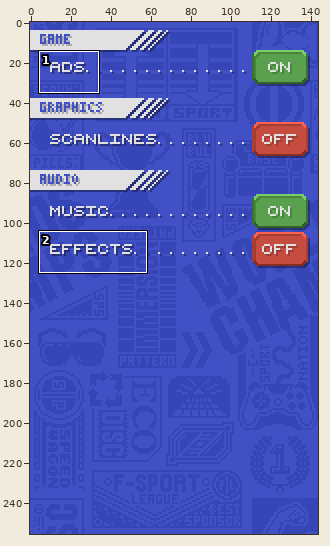
File history of a pixel-art file, OneVersusOne/Sprites/OptionScreen01.aseprite. Above: a wide view before the commit, with the close-up outlined.
Close-up. Earlier state:
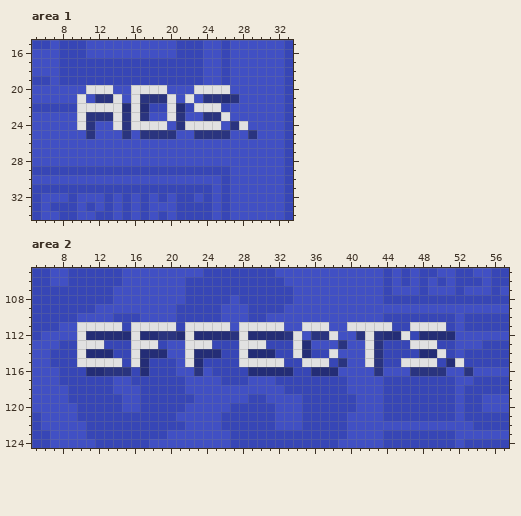
144x256 pixels, 1 frame. Shown: area 1: x 5..33, y 15..34; area 2: x 5..57, y 105..124. The commit also changed other parts of the picture, which this record leaves out.
The same view after the edit:
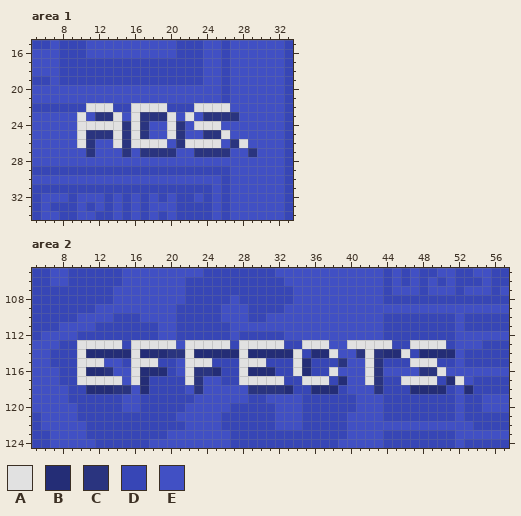
Palette (. is transparent): A #e1e1e1  B #242d76  C #2a347f  D #3746b6  E #4150c4
Changes in this commit:
Area 1, layers "Texts", "Texts Shadow":
The edit turns colour B into colour A in row 22 at x 17.
The edit turns colour C into colour A in row 24 at x 11; in row 25 at x 20 and 26.
The edit turns colour D into colour A in row 22 at x 18 to 19 and 26.
The edit turns colour E into colour A in row 23 at x 22; in row 24 at x 12 to 13 and 20; in row 25 at x 10, 14 and 16; in row 26 at x 10, 14, 16 to 19, 22 to 25 and 28.
The edit turns colour A into colour C in row 23 at x 26; in row 24 at x 17.
The edit turns colour E into colour C in row 23 at x 18 to 19 and 27; in row 25 at x 12 to 13 and 21; in row 26 at x 11, 15, 21 and 27; in row 27 at x 11, 15, 17 to 20, 23 to 26 and 29.
The edit turns colour A into colour D in row 20 at x 26; in row 22 at x 10, 14 and 20.
The edit turns colour B into colour D in row 21 at x 26; in row 22 at x 15 and 21.
The edit turns colour A into colour E in row 20 at x 11 to 13, 16 to 19 and 23 to 25; in row 21 at x 10, 14, 16, 20 and 22; in row 24 at x 18 to 19, 22 and 28.
The edit turns colour C into colour E in row 21 at x 12 to 13, 17 to 19, 24 to 25 and 27; in row 23 at x 11, 15 and 21; in row 24 at x 27; in row 25 at x 18 to 19, 23 and 29.
Area 2, layers "Texts", "Texts Shadow":
The edit turns colour B into colour A in row 113 at x 35; in row 115 at x 17 and 23; in row 116 at x 38.
The edit turns colour C into colour A in row 113 at x 43; in row 116 at x 50.
The edit turns colour D into colour A in row 113 at x 13 to 14, 19, 25 to 26, 31 to 32, 44 and 50; in row 114 at x 46; in row 115 at x 18, 24 and 34; in row 116 at x 10, 16, 28 and 34; in row 117 at x 10 to 13, 16, 28, 32, 35 to 37 and 46 to 49.
The edit turns colour E into colour A in row 113 at x 20, 36 to 37 and 40 to 41; in row 116 at x 22 and 42; in row 117 at x 14, 22, 29 to 31, 42 and 52.
The edit turns colour A into colour B in row 114 at x 50; in row 115 at x 35.
The edit turns colour D into colour B in row 114 at x 14 to 15, 26 to 27, 32 to 33, 36 to 37, 44 to 45 and 51; in row 116 at x 18 to 19, 25 and 35; in row 117 at x 17, 39 and 51; in row 118 at x 11 to 13, 17, 33, 36 to 38, 47 to 50 and 53.
The edit turns colour E into colour C in row 114 at x 20 to 21 and 41; in row 116 at x 24; in row 117 at x 23 and 43; in row 118 at x 14 to 15, 23, 29 to 32 and 43.
The edit turns colour A into colour D in row 111 at x 12 to 14, 16 to 18, 22 to 26, 44 and 47 to 50; in row 112 at x 10, 16, 22, 28 and 46; in row 113 at x 34; in row 115 at x 31 to 32, 36 to 37 and 46.
The edit turns colour B into colour D in row 112 at x 11 to 15, 17 to 18, 21, 23 to 26, 29 to 32, 44 to 45 and 48 to 51; in row 114 at x 35; in row 115 at x 51; in row 116 at x 32 to 33 and 36 to 37.
The edit turns colour A into colour E in row 111 at x 10 to 11, 19 to 20, 28 to 32, 35 to 37 and 40 to 43; in row 112 at x 34, 38 and 42; in row 115 at x 13 to 14 and 52.
The edit turns colour C into colour E in row 112 at x 19 to 20, 27, 33, 36 to 37, 41 and 43; in row 113 at x 39; in row 116 at x 14 to 15, 47 and 53.
Where, in picture pixels (left, top, right, bottom), the same in both close-ups:
changed: (77, 85, 257, 157)
changed: (77, 322, 473, 394)
